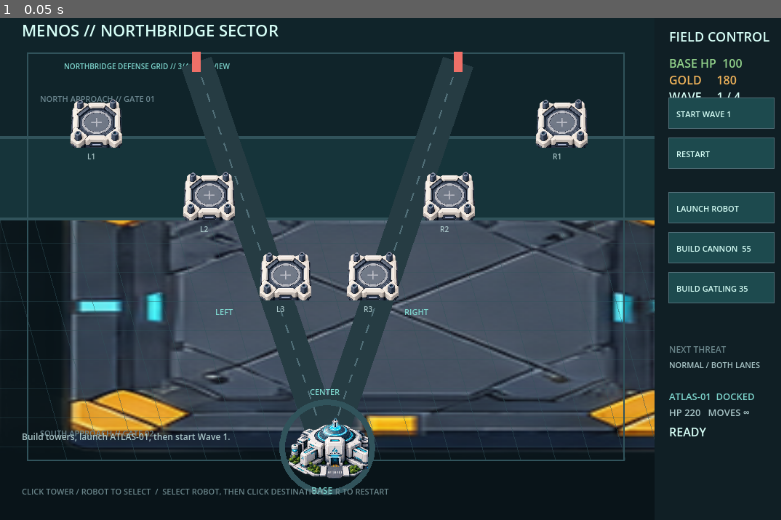
Above: before the commit, frame 1.
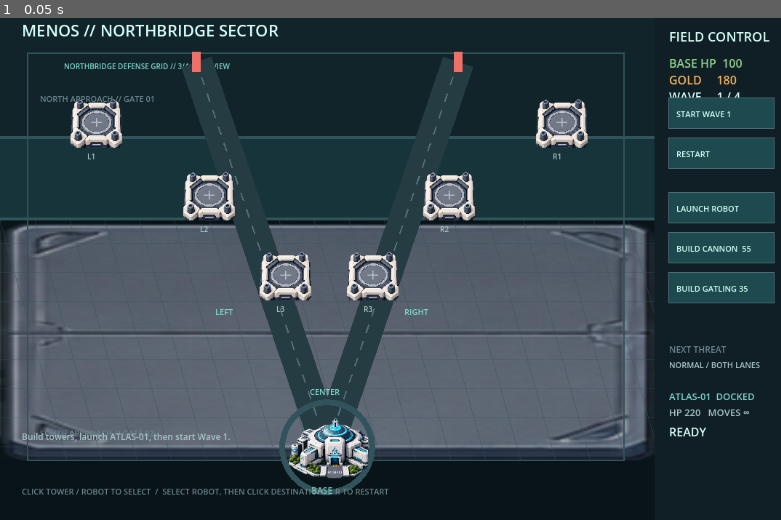
Above: after the commit, the same moment.

Repository: ln9swrd/atlas
Game: Godot game, scene res://main.tscn
Two runs of this game, one before a commit and one after it. Both use one fixed random seed, a clock stepped at 60 frames per second and the inputs below.
Inputs:
- Up to frame 1 (0.05 s): no input

The runs differ from the first frame. In frame 1, 20% of the frame differs, in the area x 0-84%, y 40-88%.

Commit message:
feat: add environment floor tile atlas textures and test terrain sheet

Diff:
--- a/projects/menos/godot/assets/menos/environment/tile_bask_floor.tres
+++ b/projects/menos/godot/assets/menos/environment/tile_bask_floor.tres
@@ -4,4 +4,4 @@
 
 [resource]
 atlas = ExtResource("1_tex")
-region = Rect2(45, 325, 130, 120)
+region = Rect2(0, 0, 130, 120)
--- a/projects/menos/godot/assets/menos/environment/tile_dark_floor.tres
+++ b/projects/menos/godot/assets/menos/environment/tile_dark_floor.tres
@@ -4,4 +4,4 @@
 
 [resource]
 atlas = ExtResource("1_tex")
-region = Rect2(330, 320, 146, 130)
+region = Rect2(130, 0, 146, 130)
Binary file changed: projects/menos/godot/assets/menos/environment/test_terrain_sheet.png
